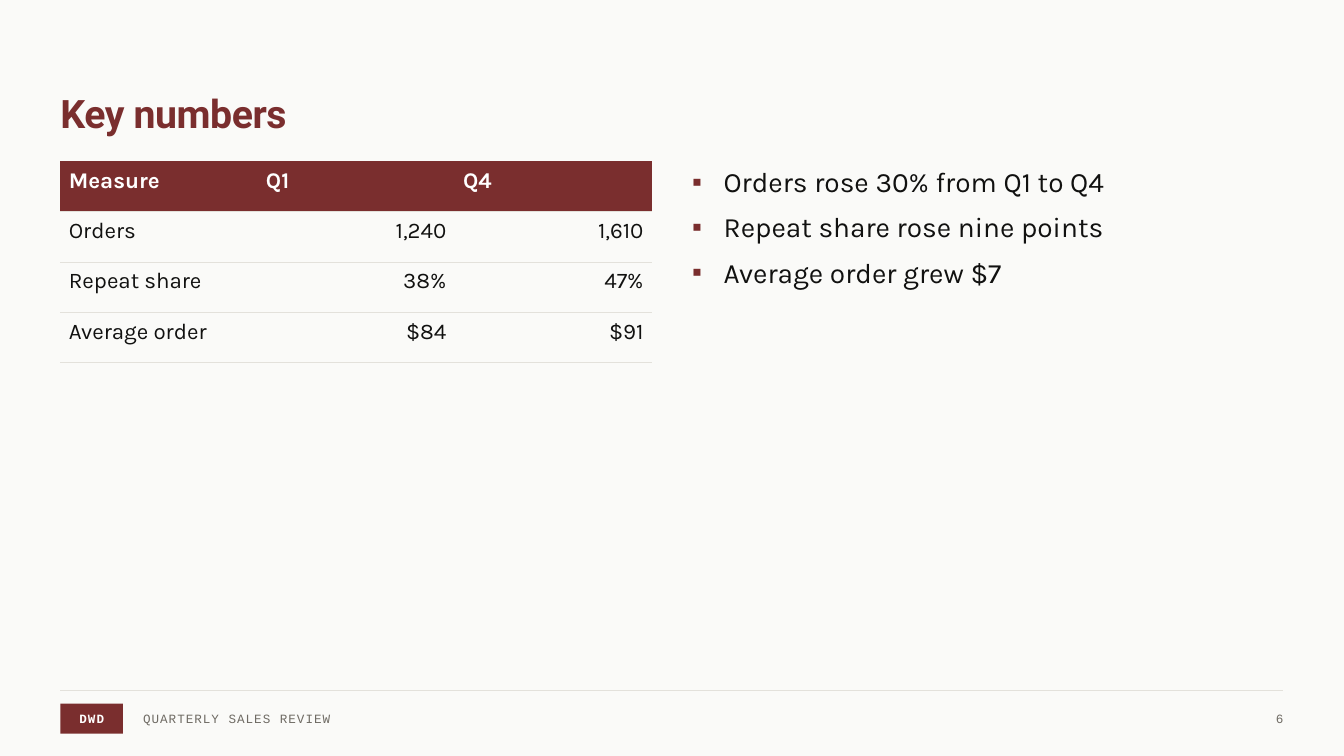
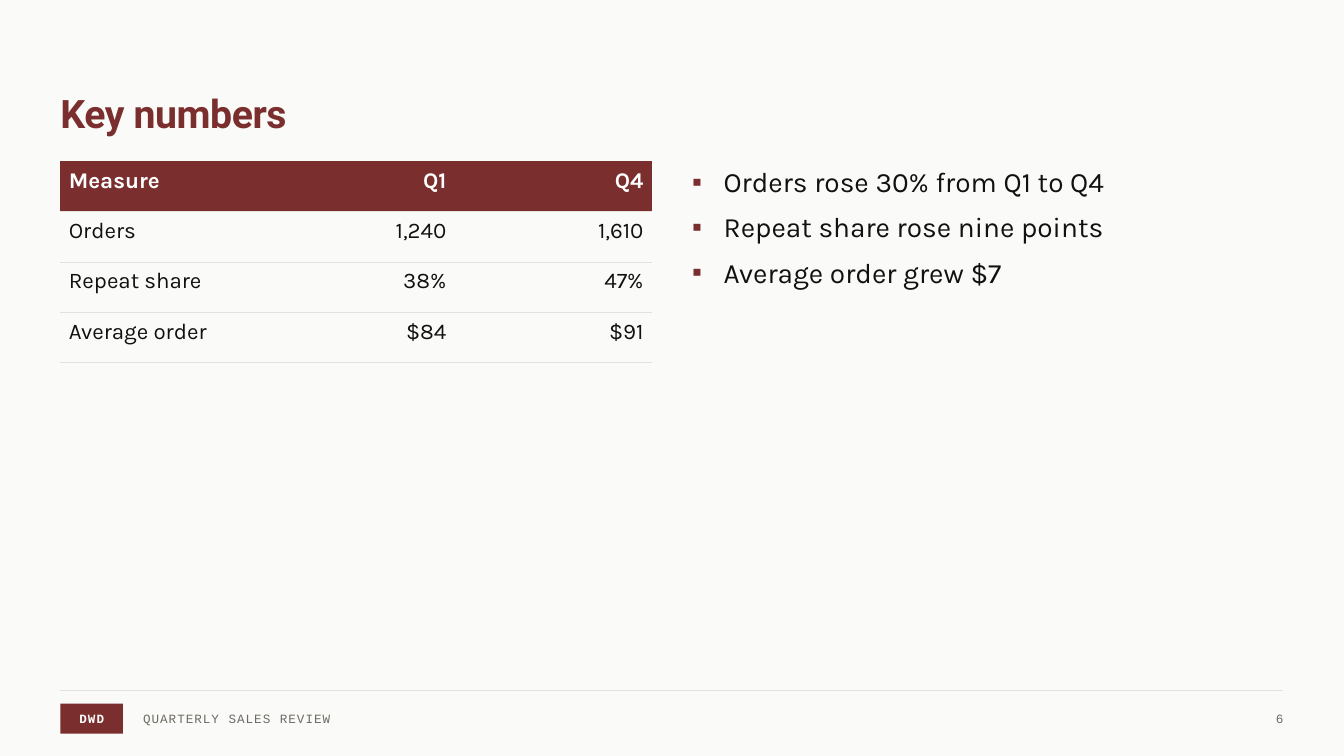
Before and after one commit to dillon-shearer/dwd-document-skill, a slide deck: slide 6 of assets/dwd-sample.pptx. Drawn at 1344x756 pixels with LibreOffice and Linux fonts; fonts in the diff are those of the drawing. Boxes give left, top, right and bottom in pixels: in the first picture for what was removed or moved away, otherwise in the second. Text is boxed around its words. In the diff, an @@ line names an element or a change of style, - is before the commit and + after.

Commit message:
Align PowerPoint table header cells with their column and fail near-empty slides

```diff
--- a/assets/dwd-sample.pptx
+++ b/assets/dwd-sample.pptx
@@ table at (x1=60, y1=161, x2=653, y2=363) @@
@@ alignment left to right @@
```
Also in this commit, not shown: 2 other slides changed, 5 other files.
